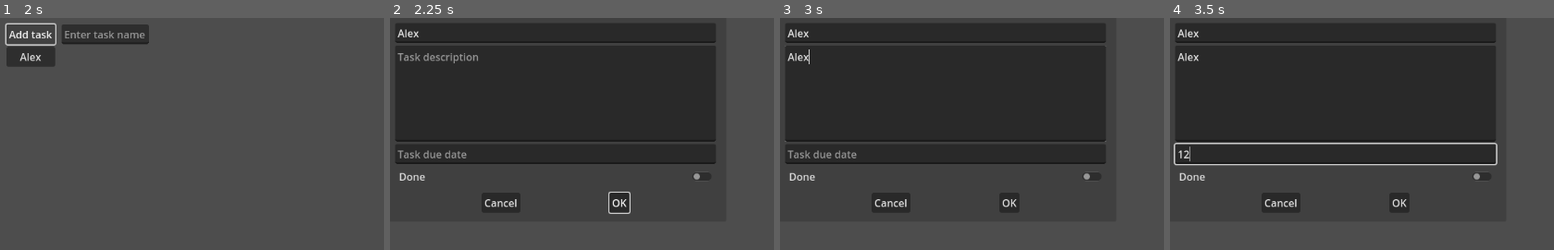
Above: before the commit, frames 1-4 (left to right).
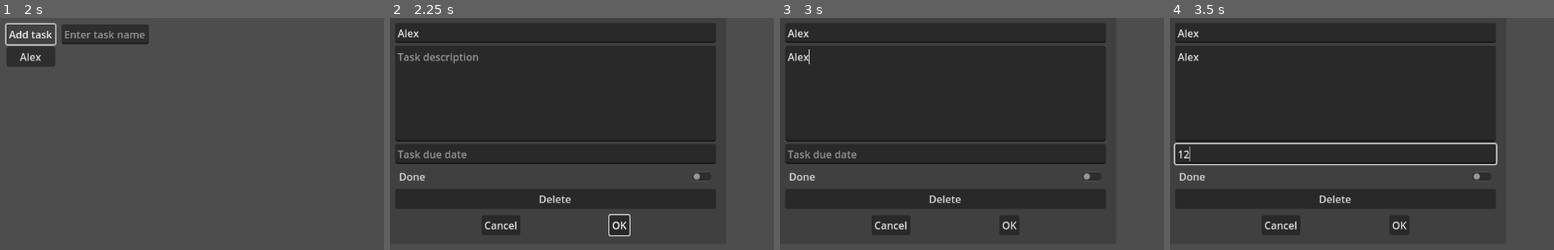
Above: after the commit, the same moments.

Repository: RWHurra/Simple-Task-Manager
Game: Godot game, scene res://simple_task_manager.tscn
Two runs of this game, one before a commit and one after it. Both use one fixed random seed, a clock stepped at 60 frames per second and the inputs below.
Inputs (mouse positions are in pixels of both pictures, inside the frame that each line leads up to):
- Up to frame 1 (2 s): click (103, 34) at 0.52 s; type "Alex" at 0.6 s; click "Add task" at 1.25 s
- Up to frame 2 (2.25 s): click "Alex" at 2 s
- Up to frame 3 (3 s): click (945, 94) at 2.77 s; type "Alex" at 2.85 s
- Up to frame 4 (3.5 s): click (1335, 154) at 3 s; type "12" at 3.08 s

Frame 1 is identical in both runs. In frame 2, 1.5% of the frame differs, in the area x 23-63%, y 74-95%; in frame 3, 1.2%; in frame 4, 1.2%.

Commit message:
Added delete task functionality
Added a button on a task to delete the active task. Not fully functioning, somehow messes up button -> task relation.

Diff:
--- /dev/null
+++ b/DeleteTaskButton.gd
@@ -0,0 +1,37 @@
+extends Button
+
+@onready var task_manager = get_tree().get_current_scene()
+@onready var task = get_parent().get_parent()
+
+# Called when the node enters the scene tree for the first time.
+func _ready():
+	pressed.connect(self._show_delete_dialog)
+	pass # Replace with function body.
+
+
+# Called every frame. 'delta' is the elapsed time since the previous frame.
+func _process(delta):
+	pass
+
+func _show_delete_dialog():
+	print("delete pressed")
+	var delete_dialog : ConfirmationDialog = ConfirmationDialog.new()
+	delete_dialog.title = "Delete task"
+	delete_dialog.dialog_text = "Are you sure you want to delete the task " + str(task.name) + "? This can't be undone."
+	add_child(delete_dialog)
+	delete_dialog.show()
+
+	delete_dialog.get_ok_button().pressed.connect(_delete_task)
+	delete_dialog.get_cancel_button().pressed.connect(_delete_task_cancelled)
+
+func _delete_task():
+	print("DELETE TASK")
+	_delete_related_button(task)
+	task.queue_free()
+
+func _delete_related_button(task):
+	var buttons = task_manager.get_task_buttons()
+	buttons[buttons.find(task)].queue_free()
+
+func _delete_task_cancelled():
+	print("DELETE TASK CANCELLED")
--- a/task.tscn
+++ b/task.tscn
@@ -1,6 +1,7 @@
-[gd_scene load_steps=2 format=3 uid="uid://cx5y14lvldj8l"]
+[gd_scene load_steps=3 format=3 uid="uid://cx5y14lvldj8l"]
 
 [ext_resource type="Script" path="res://task.gd" id="1_6ysyd"]
+[ext_resource type="Script" path="res://DeleteTaskButton.gd" id="2_4ccn6"]
 
 [node name="Task" type="ConfirmationDialog"]
 script = ExtResource("1_6ysyd")
@@ -29,3 +30,8 @@
 [node name="CheckBox" type="CheckButton" parent="VBoxContainer"]
 layout_mode = 2
 text = "Done"
+
+[node name="DeleteTaskButton" type="Button" parent="VBoxContainer"]
+layout_mode = 2
+text = "Delete"
+script = ExtResource("2_4ccn6")
